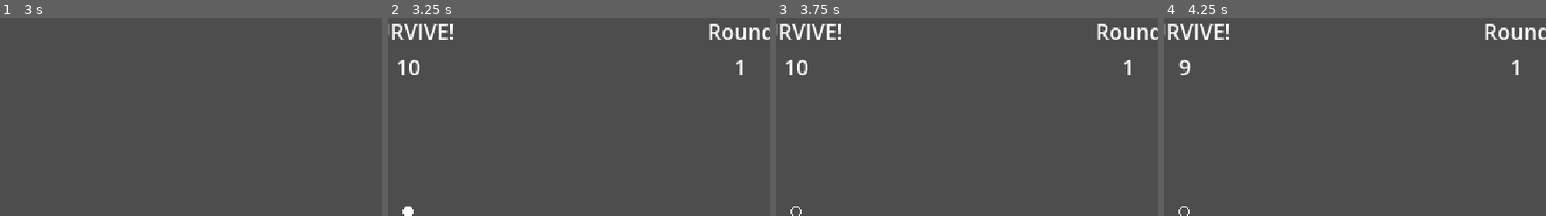
Above: before the commit, frames 1-4 (left to right).
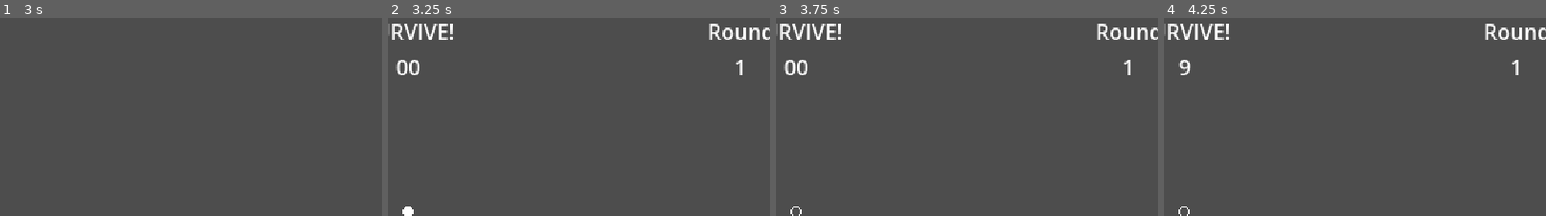
Above: after the commit, the same moments.

Repository: symbol24/sideroguesurvivor
Game: Godot game, scene res://scenes/utilities/boot.tscn
The game is run twice, just before and just after one commit, with the same random seed, the same clock (stepped at 60 frames per second) and the same inputs.
Inputs (mouse positions are % of the whole screen's width and height, from its top left):
- Up to frame 1 (3 s): tap Enter at 0.5, 2 s; move the mouse to (72, 41) at 0.52 s; hold D (right) 0.53-1.28 s; click (72, 41) at 0.67 s; tap Space at 1.25, 2.75 s; move the mouse to (30, 51) at 1.27 s; hold Left (left) 1.28-2.03 s; move the mouse to (60, 22) at 2.02 s; hold D (right) from 2.03 s (still down); move the mouse to (45, 68) at 2.77 s; click (45, 68) at 2.92 s
- Up to frame 2 (3.25 s): keep holding D (right)
- Up to frame 3 (3.75 s): tap Enter at 3.5 s; move the mouse to (80, 62) at 3.52 s; release D (right) at 3.53 s; hold Left (left) from 3.53 s (still down)
- Up to frame 4 (4.25 s): keep holding Left (left)
The pictures show only the part of the screen within x 47-97%, y 0-50%; the shares and areas given below are measured in that part.

Frame 1 is identical in both runs. In frame 2, 0.2% of the frame differs, in the area x 2-6%, y 21-29%; in frame 3, 0.2%; in frame 4, nothing differs.

Commit message:
Feat: Enhance game manager robustness and load handling

Diff:
--- a/code/managers/game.gd
+++ b/code/managers/game.gd
@@ -17,9 +17,10 @@
 		Signals.round_number_updated.emit(_round_number)
 var _round_timer := 10:
 	set(value):
-		_round_timer = value
+		if _round_timer == value: return
+		_round_timer = maxi(value, 0)
 		Signals.round_timer_updated.emit(_round_timer)
-		if _round_timer <= 0: _end_round()
+		if _round_timer <= 0 and _state == State.PLAYING: _end_round()
 var _timer := 1.0:
 	set(value):
 		_timer = value
@@ -36,10 +37,11 @@
 	Signals.player_ready.connect(_player_ready)
 	Signals.create_debug_data.connect(_create_debug_data)
 	Signals.update_resource_1.connect(_update_resource_1)
+	Signals.load_complete.connect(_load_complete)
 
 
 func _process(delta: float) -> void:
-	if _state == State.PLAYING: _timer -= delta
+	if _state == State.PLAYING and _round_timer > 0: _timer -= delta
 
 
 func _start_round() -> void:
@@ -67,5 +69,12 @@
 
 
 func _update_resource_1(value:int) -> void:
+	assert(save_data != null, "Save Data is null in Game Manager.")
 	save_data.currency_1 += value
 	Signals.resource_1_updated.emit(save_data.currency_1)
+
+
+func _load_complete(data:SaveData) -> void:
+	assert(data != null, "Data received is null in Game Manager.")
+	save_data = data
+	Signals.resource_1_updated.emit(save_data.currency_1)
